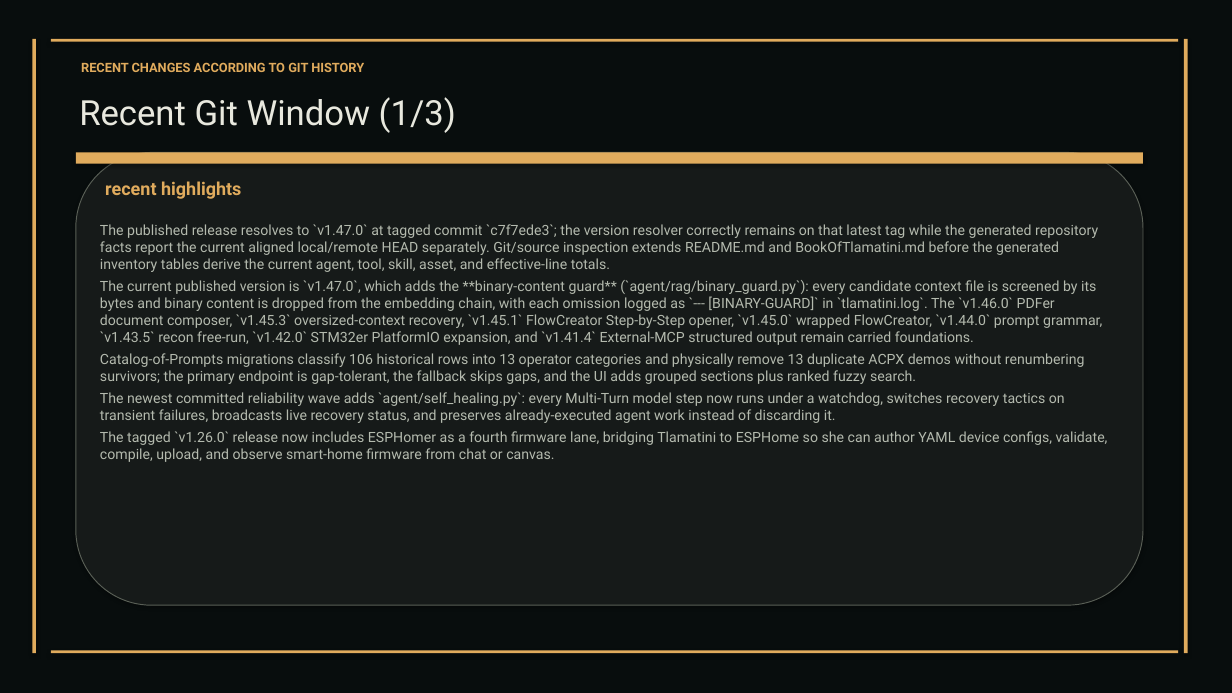
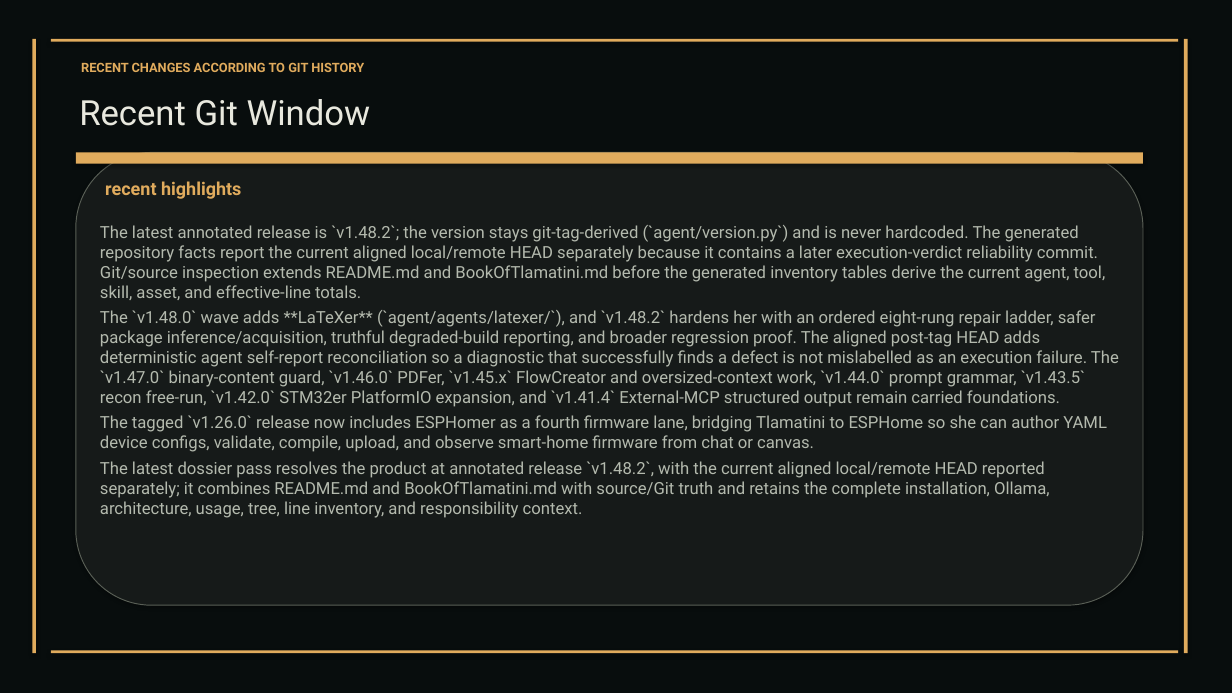
Before and after one commit to XAIHT/Tlamatini, a slide deck: slide 114 of Tlamatini_eXtended_Artificial_Intelligence_Humanly_Tempered.pptx (slide 111 before the commit). Drawn at 1232x693 pixels with LibreOffice and Linux fonts; fonts in the diff are those of the drawing. Boxes give left, top, right and bottom in pixels: in the first picture for what was removed or moved away, otherwise in the second. Text is boxed around its words. In the diff, an @@ line names an element or a change of style, - is before the commit and + after.

Commit message:
Updating visual documentation, by Tlamatini's-AutoBot.

```diff
--- a/Tlamatini_eXtended_Artificial_Intelligence_Humanly_Tempered.pptx
+++ b/Tlamatini_eXtended_Artificial_Intelligence_Humanly_Tempered.pptx
@@ text at box(79, 99, 371, 126): text changed @@
-Recent Git Window (1/3)
+Recent Git Window
@@ text at box(100, 225, 1119, 407): text changed; size 11 to 13 pt @@
-The published release resolves to `v1.47.0` at tagged commit `c7f7ede3`; the version resolver correctly remains on that latest tag while the generated repository facts report the current aligned local/remote HEAD separately. Git/source inspection extends README.md and BookOfTlamatini.md before the generated inventory tables derive the current agent, tool, skill, asset, and effective-line totals.
-The current published version is `v1.47.0`, which adds the **binary-content guard** (`agent/rag/binary_guard.py`): every candidate context file is screened by its bytes and binary content is dropped from the embedding chain, with each omission logged as `--- [BINARY-GUARD]` in `tlamatini.log`. The `v1.46.0` PDFer document composer, `v1.45.3` oversized-context recovery, `v1.45.1` FlowCreator Step-by-Step opener, `v1.45.0` wrapped FlowCreator, `v1.44.0` prompt grammar, `v1.43.5` recon free-run, `v1.42.0` STM32er PlatformIO expansion, and `v1.41.4` External-MCP structured output remain carried foundations.
-Catalog-of-Prompts migrations classify 106 historical rows into 13 operator categories and physically remove 13 duplicate ACPX demos without renumbering survivors; the primary endpoint is gap-tolerant, the fallback skips gaps, and the UI adds grouped sections plus ranked fuzzy search.
-The newest committed reliability wave adds `agent/self_healing.py`: every Multi-Turn model step now runs under a watchdog, switches recovery tactics on transient failures, broadcasts live recovery status, and preserves already-executed agent work instead of discarding it.
+The latest annotated release is `v1.48.2`; the version stays git-tag-derived (`agent/version.py`) and is never hardcoded. The generated repository facts report the current aligned local/remote HEAD separately because it contains a later execution-verdict reliability commit. Git/source inspection extends README.md and BookOfTlamatini.md before the generated inventory tables derive the current agent, tool, skill, asset, and effective-line totals.
+The `v1.48.0` wave adds **LaTeXer** (`agent/agents/latexer/`), and `v1.48.2` hardens her with an ordered eight-rung repair ladder, safer package inference/acquisition, truthful degraded-build reporting, and broader regression proof. The aligned post-tag HEAD adds deterministic agent self-report reconciliation so a diagnostic that successfully finds a defect is not mislabelled as an execution failure. The `v1.47.0` binary-content guard, `v1.46.0` PDFer, `v1.45.x` FlowCreator and oversized-context work, `v1.44.0` prompt grammar, `v1.43.5` recon free-run, `v1.42.0` STM32er PlatformIO expansion, and `v1.41.4` External-MCP structured output remain carried foundations.
@@ text at box(100, 415, 1107, 452): size 11 to 13 pt in "The tagged `v1.26.0` release now includes ESPHomer ..." @@
@@ text at box(100, 461, 1050, 518): paragraph added @@
+The latest dossier pass resolves the product at annotated release `v1.48.2`, with the current aligned local/remote HEAD reported separately; it combines README.md and BookOfTlamatini.md with source/Git truth and retains the complete installation, Ollama, architecture, usage, tree, line inventory, and responsibility context.
```
Also in this commit, not shown: 57 other slides changed, 6 slides added, 4 slides removed, 4 other files.
